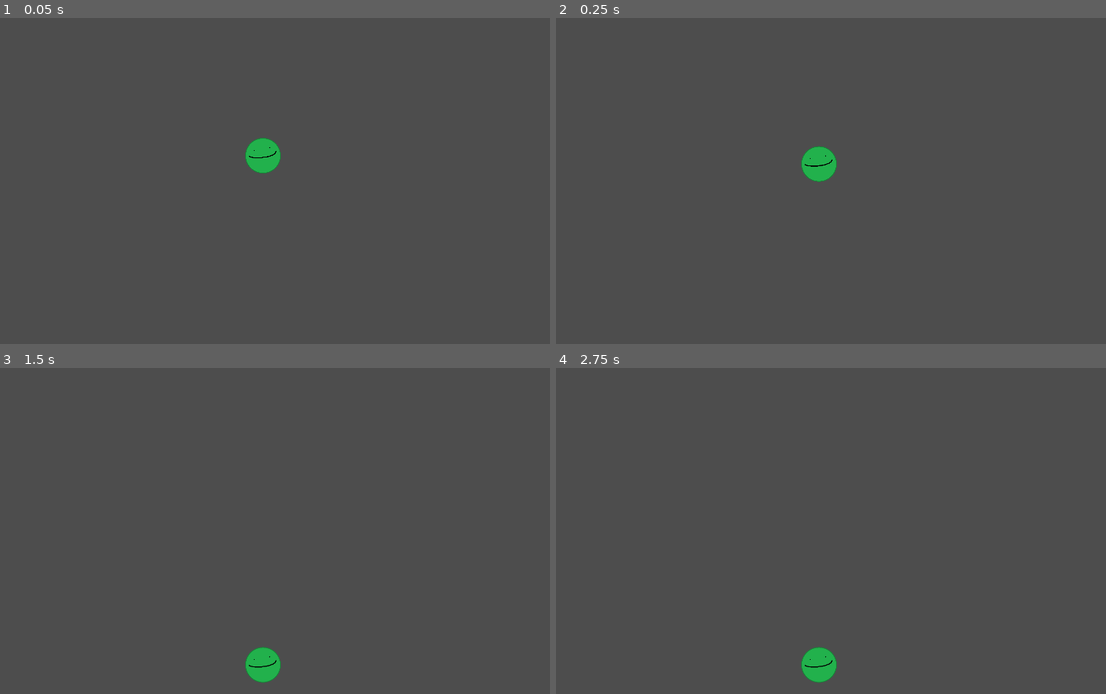
Above: before the commit, frames 1-4 (two rows, left to right).
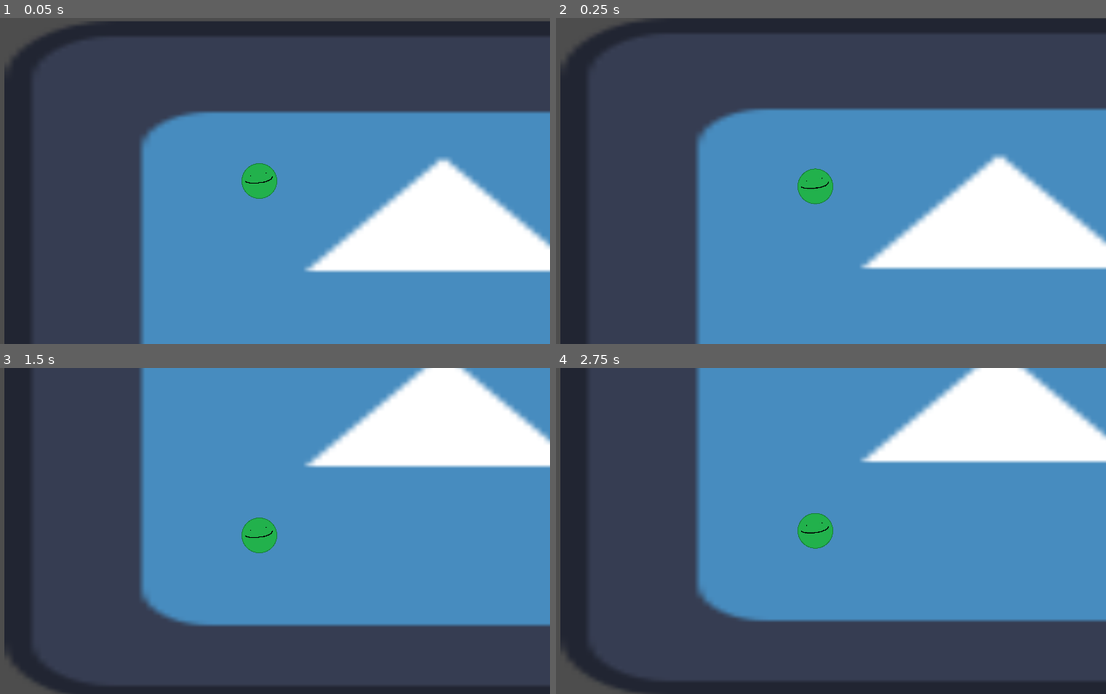
Above: after the commit, the same moments.

Repository: ai43184-school/School-project
Game: Godot game, scene res://Scenes/main.tscn
Two runs of this game, one before a commit and one after it. Both use one fixed random seed, a clock stepped at 60 frames per second and the inputs below. The engine's default icon, where the game draws it, is replaced by a stand-in: a white triangle on a blue panel in a dark square.
Inputs (mouse positions are in pixels of both pictures, inside the frame that each line leads up to):
- Up to frame 1 (0.05 s): no input
- Up to frame 2 (0.25 s): no input
- Up to frame 3 (1.5 s): move the mouse to (385, 514) at 0.52 s; press the mouse at (385, 514) at 0.53 s; move the mouse to (143, 547) at 1.27 s; release the mouse at (143, 547) at 1.28 s; click (143, 547) at 1.35 s
- Up to frame 4 (2.75 s): move the mouse to (875, 459) at 2.02 s; press the mouse at (875, 459) at 2.03 s

The runs differ from the first frame. In frame 1, 63% of the frame differs, in the area x 0-100%, y 1-100%; in frame 2, 64%; in frame 3, 68%; in frame 4, 68%, in the area x 0-100%, y 0-100%.

Commit message:
idk at this point

Diff:
--- a/only-way-is-up/Scenes/Player.tscn
+++ b/only-way-is-up/Scenes/Player.tscn
@@ -6,7 +6,7 @@
 [sub_resource type="CircleShape2D" id="CircleShape2D_kpjcp"]
 radius = 118.377
 
-[node name="RigidBody2D" type="RigidBody2D"]
+[node name="Player" type="RigidBody2D"]
 script = ExtResource("1_kpjcp")
 
 [node name="CollisionShape2D" type="CollisionShape2D" parent="."]
@@ -16,3 +16,6 @@
 [node name="Sprite2D" type="Sprite2D" parent="."]
 scale = Vector2(0.5, 0.5)
 texture = ExtResource("1_xhfnw")
+
+[node name="Camera2D" type="Camera2D" parent="."]
+position_smoothing_enabled = true
--- a/only-way-is-up/Scenes/main.tscn
+++ b/only-way-is-up/Scenes/main.tscn
@@ -1,6 +1,7 @@
-[gd_scene load_steps=3 format=3 uid="uid://d3xobfdw3nmma"]
+[gd_scene load_steps=4 format=3 uid="uid://d3xobfdw3nmma"]
 
 [ext_resource type="PackedScene" uid="uid://dskeh4e2pbtiu" path="res://Scenes/Player.tscn" id="1_jjgbg"]
+[ext_resource type="Texture2D" uid="uid://glknsvn07np3" path="res://icon.svg" id="2_dnw65"]
 
 [sub_resource type="RectangleShape2D" id="RectangleShape2D_7u77a"]
 size = Vector2(1922, 31)
@@ -15,5 +16,11 @@
 shape = SubResource("RectangleShape2D_7u77a")
 metadata/_edit_lock_ = true
 
-[node name="RigidBody2D" parent="." instance=ExtResource("1_jjgbg")]
+[node name="Player" parent="." instance=ExtResource("1_jjgbg")]
 position = Vector2(972, 456)
+
+[node name="Icon" type="Sprite2D" parent="."]
+z_index = -1
+position = Vector2(1580, 729.5)
+scale = Vector2(22.6563, 12.5391)
+texture = ExtResource("2_dnw65")
--- a/only-way-is-up/Scripts/player.gd
+++ b/only-way-is-up/Scripts/player.gd
@@ -1,10 +1,11 @@
 extends RigidBody2D
 
-const speed = 10
-
-func Launch():
-	var mouse_pos = get_viewport().get_mouse_position()
+var velocity : Vector2 = Vector2.ZERO
+var direction : Vector2 = Vector2.ZERO
+var speed: float = 1200.0
 
 
 func _physics_process(delta: float) -> void:
-	Launch()
+	direction = (get_global_mouse_position() - position)
+	if Input.is_action_pressed("Launch"):
+		velocity = direction * speed
